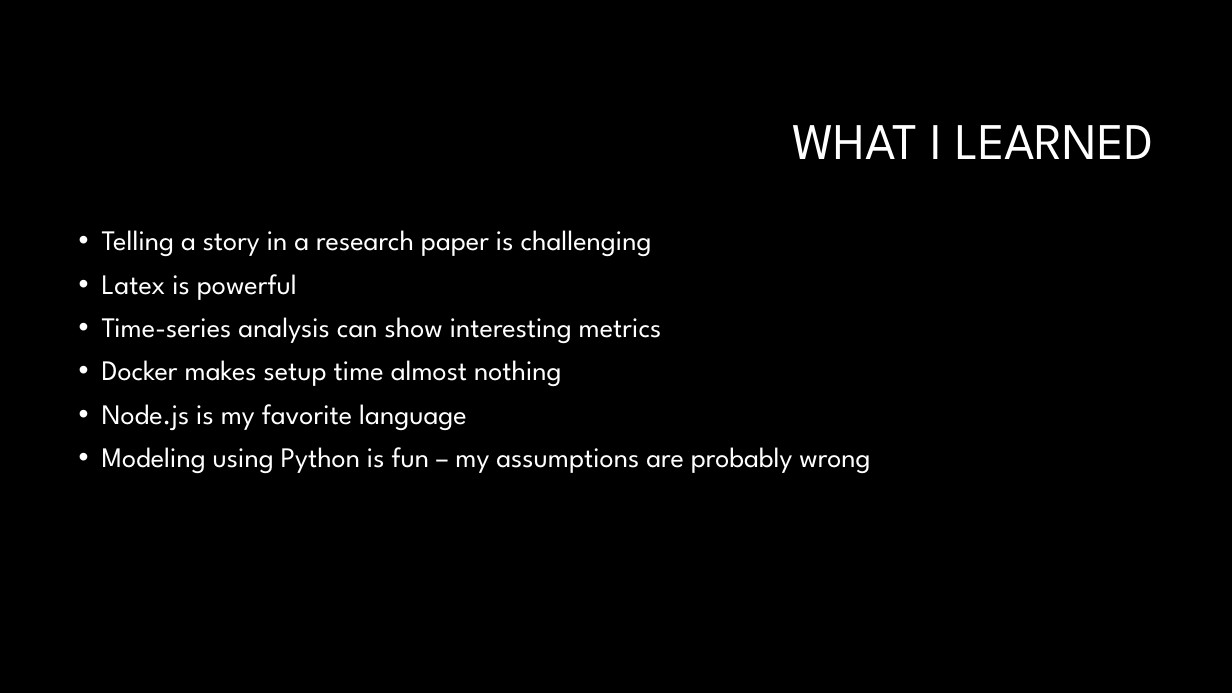
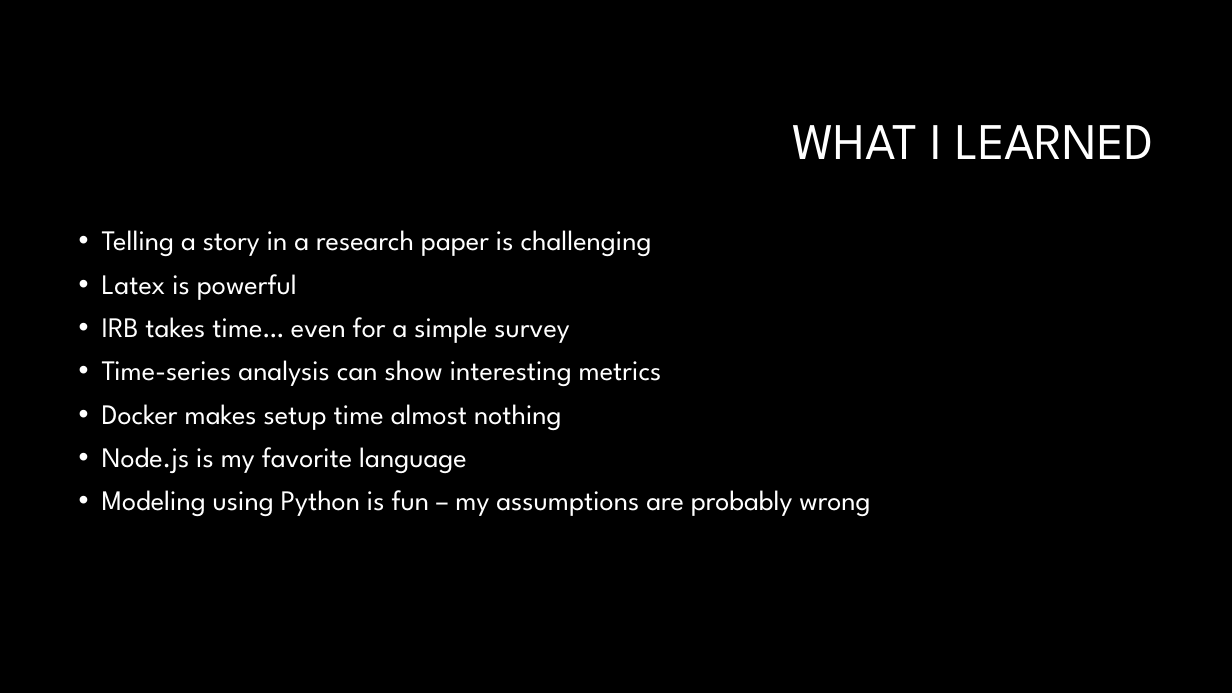
Before and after one commit to tghastings/master-project, a slide deck: slide 19 of presentation.pptx. Drawn at 1232x693 pixels with LibreOffice and Linux fonts; fonts in the diff are those of the drawing; background and template pictures are left out. Boxes give left, top, right and bottom in pixels: in the first picture for what was removed or moved away, otherwise in the second. Text is boxed around its words. In the diff, an @@ line names an element or a change of style, - is before the commit and + after.

```diff
--- a/presentation.pptx
+++ b/presentation.pptx
@@ text at box(102, 317, 569, 343): paragraph added @@
+• IRB takes time… even for a simple survey
```
Also in this commit, not shown: 32 other files.
